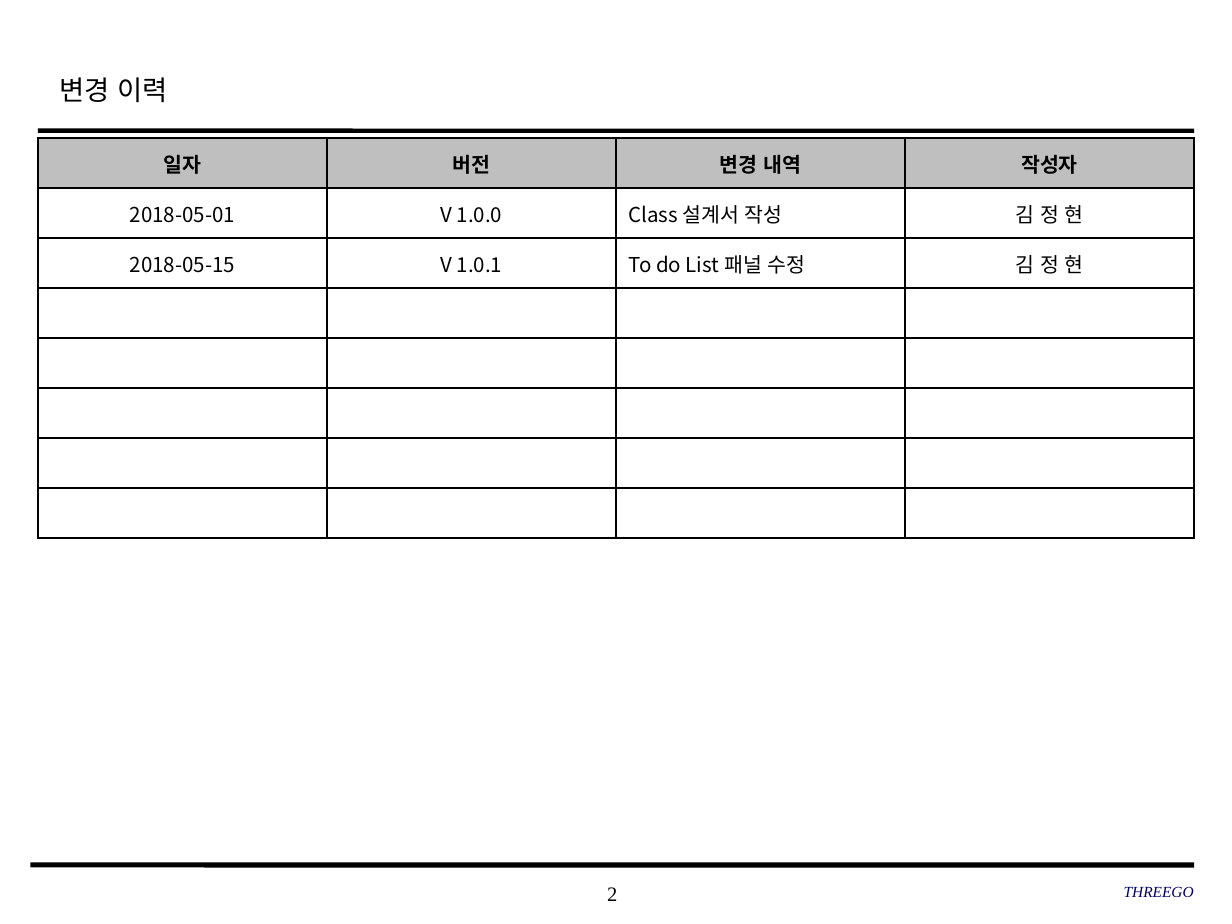
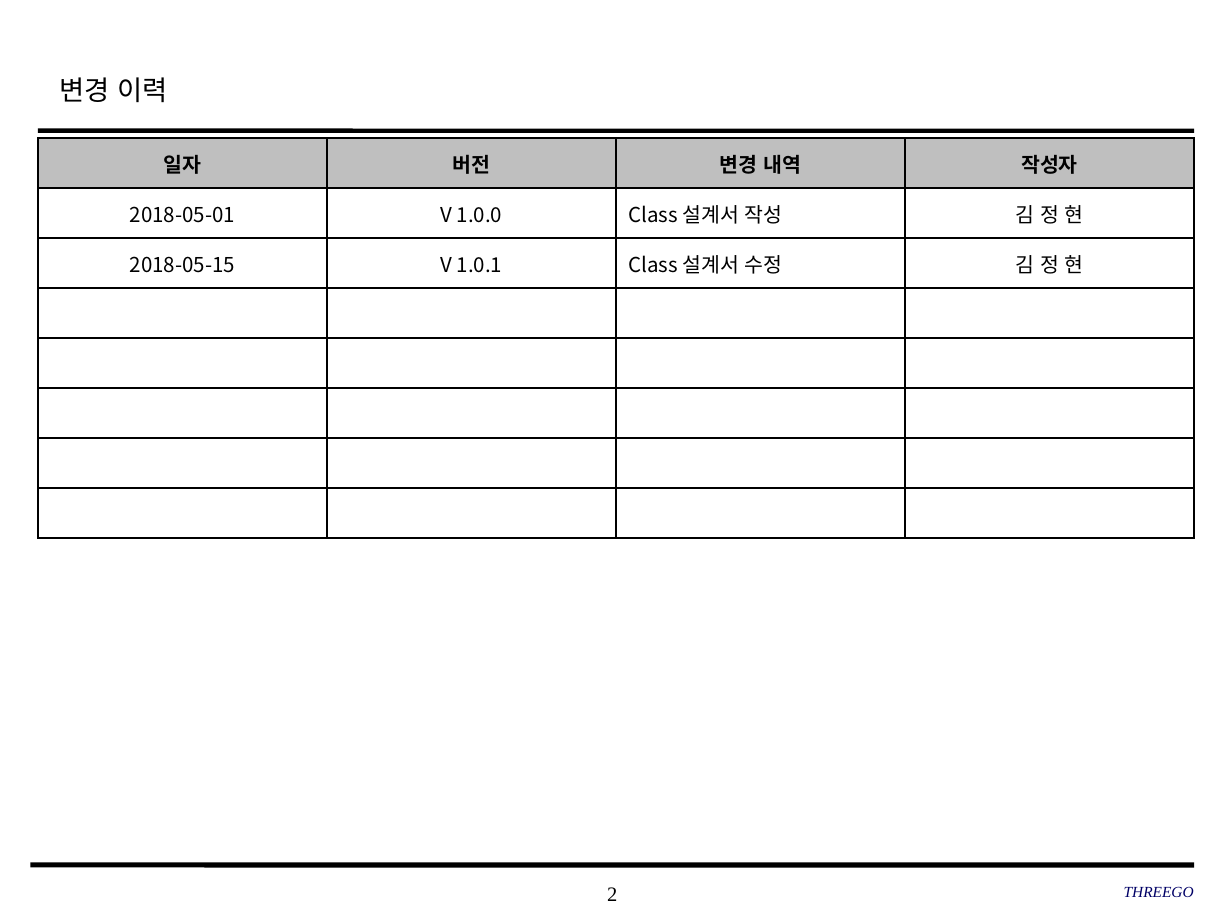
Before and after one commit to SMU-SE-Admin/18-1_3_THREEGO_Doc, a slide deck: slide 2 of 03 설계/Class 설계서_3조_THREEGO.pptx. Drawn at 1232x924 pixels with LibreOffice and Linux fonts; fonts in the diff are those of the drawing; background and template pictures are left out. Boxes give left, top, right and bottom in pixels: in the first picture for what was removed or moved away, otherwise in the second. Text is boxed around its words. In the diff, an @@ line names an element or a change of style, - is before the commit and + after.

Commit message:
#1109 Class 설계서 작성
요구사항 추가로 인한 Class 설계서 수정

```diff
--- a/03 설계/Class 설계서_3조_THREEGO.pptx
+++ b/03 설계/Class 설계서_3조_THREEGO.pptx
@@ table at [38,138,1196,537] @@
-row 3, column 3: To do List 패널 수정
+row 3, column 3: Class 설계서 수정
```
